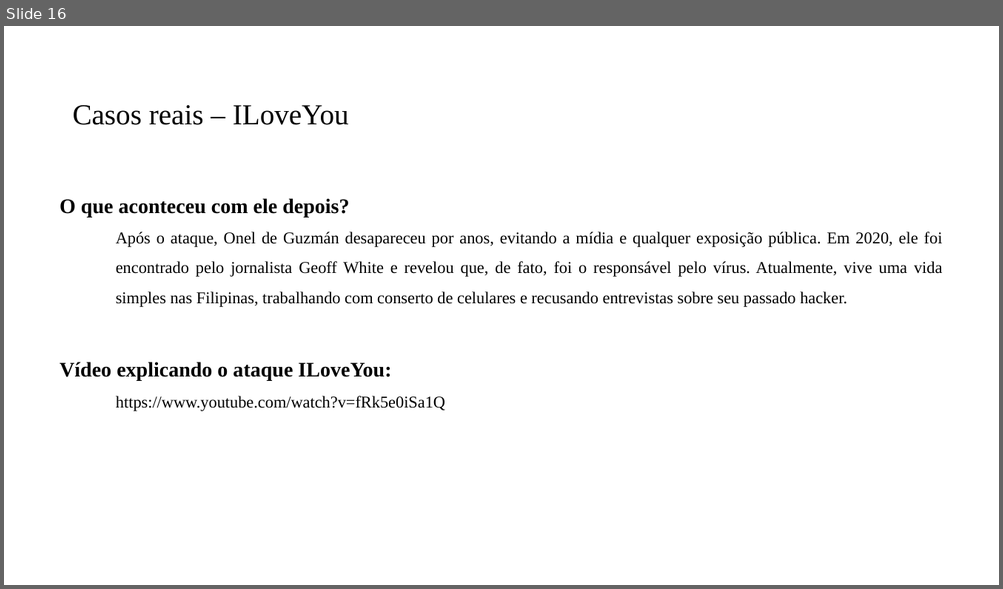
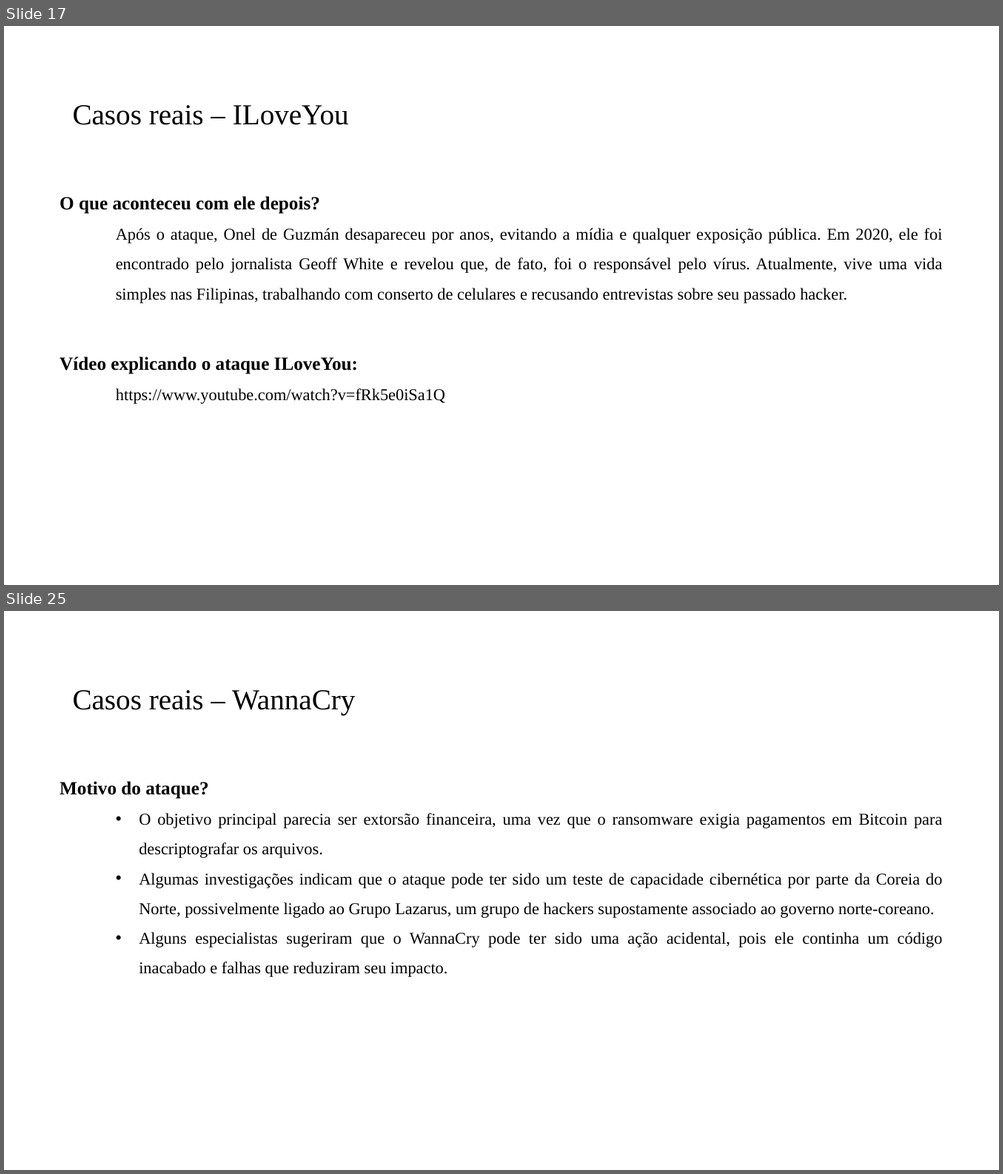
Before and after one commit to PedroMiho/UMC, a slide deck: Segurança da Informação/Aula 02 - Ameaças Ciberneticas/Ameaças Ciberneticas.pptx. Shown one above the other, each under a label of ours: slide 16 before the commit, slides 17 and 25 after it; the slides between them are not shown. The pictures are 1003x589 and 1003x1174 pixels, drawn with LibreOffice and Linux fonts; fonts in the diff are those of the drawing; background and template pictures are left out. Boxes give left, top, right and bottom in pixels: in the first picture for what was removed or moved away, otherwise in the second. Text is boxed around its words. In the diff, an @@ line names an element or a change of style, - is before the commit and + after.

```diff
--- a/Segurança da Informação/Aula 02 - Ameaças Ciberneticas/Ameaças Ciberneticas.pptx
+++ b/Segurança da Informação/Aula 02 - Ameaças Ciberneticas/Ameaças Ciberneticas.pptx
@@ slide 25 added at box(4, 611, 999, 1170), background #FFFFFF @@
@@ title added at box(73, 690, 355, 715), 28 pt, text #000000 @@
+Casos reais – WannaCry
@@ text added at box(60, 781, 942, 977), 16 pt, text #000000 @@
+  Motivo do ataque?
+  • O objetivo principal parecia ser extorsão financeira, uma vez que o ransomware exigia pagamentos em Bitcoin para descriptografar os arquivos.
+  • Algumas investigações indicam que o ataque pode ter sido um teste de capacidade cibernética por parte da Coreia do Norte, possivelmente ligado ao Grupo Lazarus, um grupo de hackers supostamente associado ao governo norte-coreano.
+  • Alguns especialistas sugeriram que o WannaCry pode ter sido uma ação acidental, pois ele continha um código inacabado e falhas que reduziram seu impacto.
@@ what was slide 16 is now slide 17 @@
@@ slide 17 changed as well @@
@@ text at box(60, 196, 358, 375): size 20 to 18 pt in "O que aconteceu com ele depois?", "Vídeo explicando o ataque ILoveYou:" @@
```
Also in this commit, not shown: 5 other slides changed, 10 other slides added, 15 other files.
